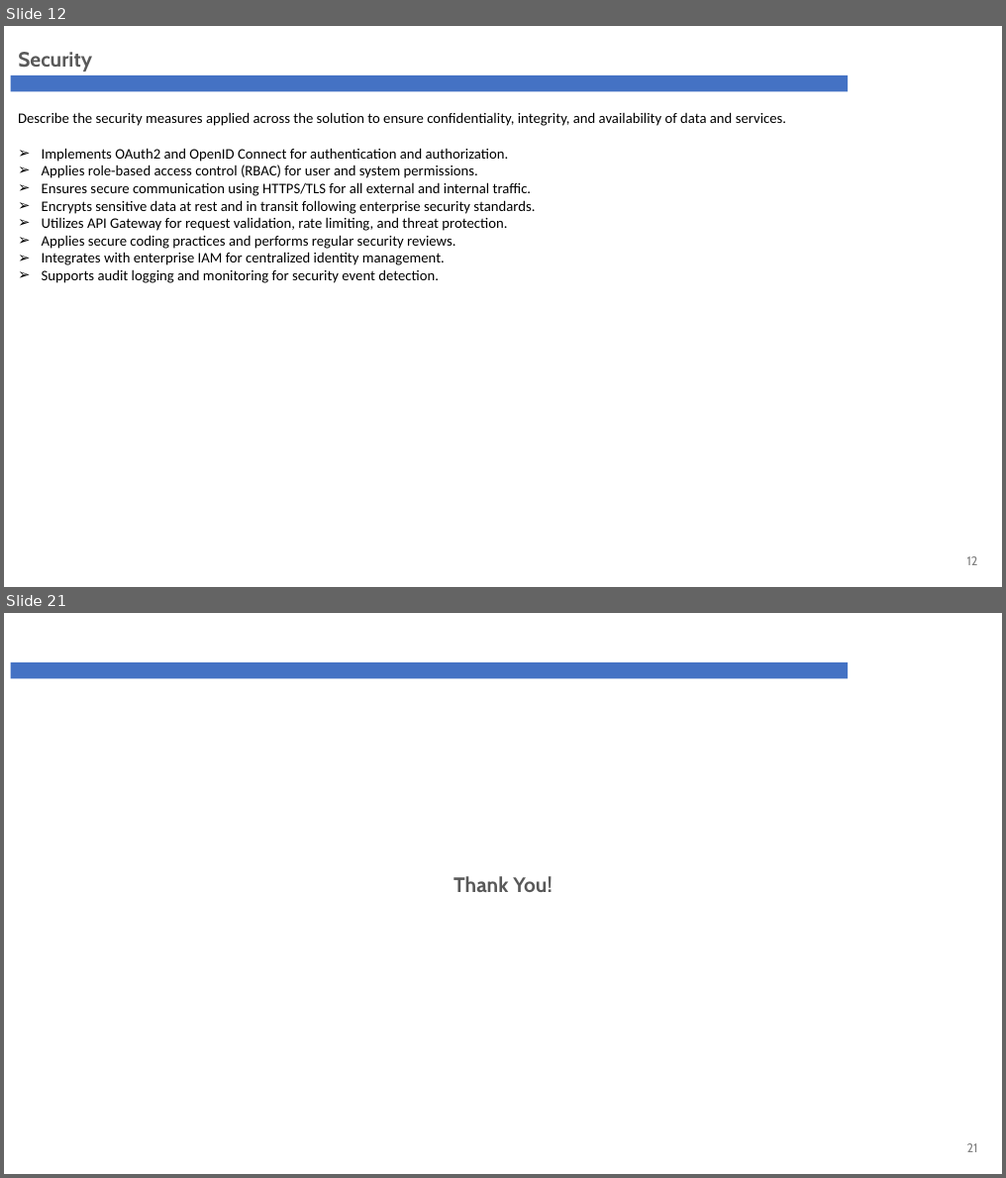
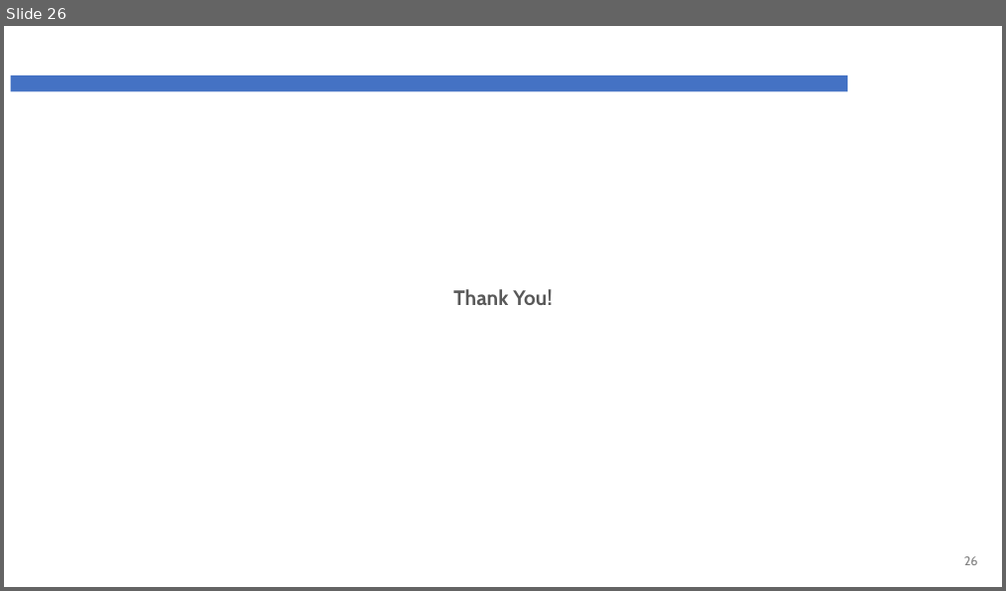
Before and after one commit to phyothuhan26/MySolutions, a slide deck: GandG_YPS/Presentation/G&G_Revamp_ARB.pptx. Shown one above the other, each under a label of ours: slides 12 and 21 before the commit, slide 26 after it; the slides between them are not shown. The pictures are 1006x1178 and 1006x591 pixels, drawn with LibreOffice and Linux fonts; fonts in the diff are those of the drawing; background and template pictures are left out. Boxes give left, top, right and bottom in pixels: in the first picture for what was removed or moved away, otherwise in the second. Text is boxed around its words. In the diff, an @@ line names an element or a change of style, - is before the commit and + after.

```diff
--- a/GandG_YPS/Presentation/G&G_Revamp_ARB.pptx
+++ b/GandG_YPS/Presentation/G&G_Revamp_ARB.pptx
@@ slide 12 removed at <box>4,26,1002,587</box>, background #FFFFFF; not listed: 1 template element that a slide beside it also shows @@
@@ text removed at <box>18,52,92,72</box> @@
-Security
@@ text removed at <box>18,112,786,283</box> @@
-Describe the security measures applied across the solution to ensure confidentiality, integrity, and availability of data and services.
-➢ Implements OAuth2 and OpenID Connect for authentication and authorization.
-➢ Applies role-based access control (RBAC) for user and system permissions.
-➢ Ensures secure communication using HTTPS/TLS for all external and internal traffic.
-➢ Encrypts sensitive data at rest and in transit following enterprise security standards.
-➢ Utilizes API Gateway for request validation, rate limiting, and threat protection.
-➢ Applies secure coding practices and performs regular security reviews.
-➢ Integrates with enterprise IAM for centralized identity management.
-➢ Supports audit logging and monitoring for security event detection.
@@ page number removed at <box>967,557,978,566</box> @@
-12
@@ what was slide 21 is now slide 26 @@
@@ page number at <box>964,557,978,566</box>: text changed @@
-21
+26
```
Also in this commit, not shown: 4 slides changed, 21 slides added, 15 other slides removed, 16 other files.
